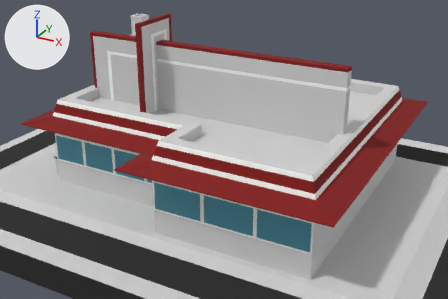
An edit to the glTF model public/models/props/restaurant.glb, drawn before and after from the same camera.
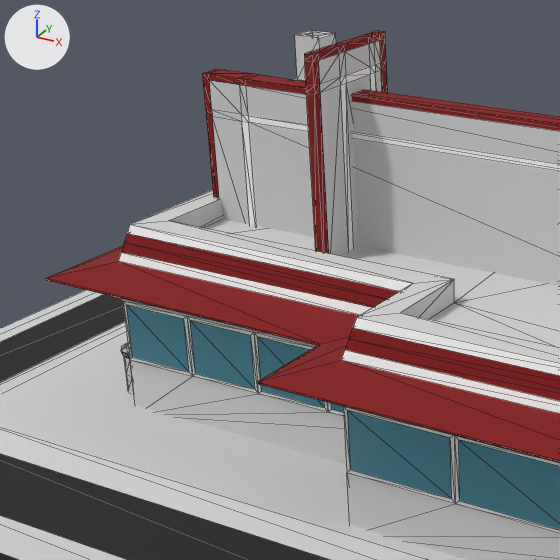
Old and new are each drawn whole from a 50 mm lens placed at (179.3, -258.2, 170.1), pointed at (31.2, 11.2, 35.4) and again close up on the part from 0% to 55% of the width and 0% to 83% of the height. The axes (+X, +Y, +Z) are drawn at upper left. The lights are the same throughout. The older version's two pictures come first. The close-ups show mesh edges as thin lines. Vertices at exactly the same position are counted once.
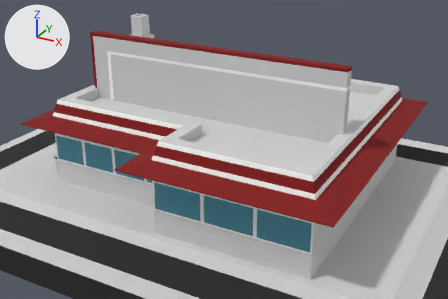
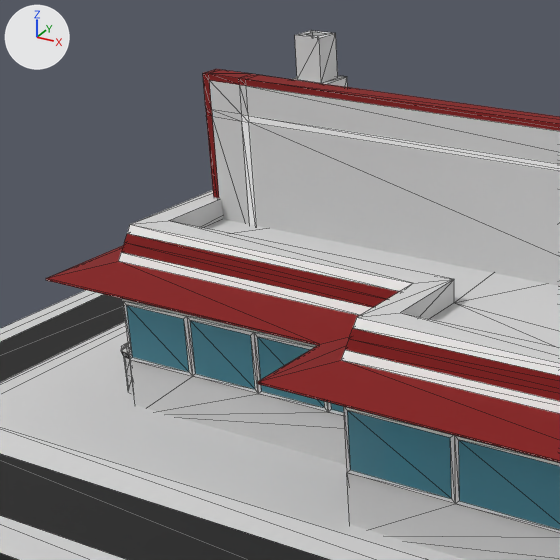
The change, as a diff of the scene's bpy script:
```diff
--- a/public/models/props/restaurant.glb.py
+++ b/public/models/props/restaurant.glb.py
@@ me_box002_1 @@
 # used by ob_box002; location = (0.0, 0.0, 0.0)
-me_box002_1.from_pydata(...)  # 465 vertices, 910 faces; spans x -69.0..118.0, y -62.0..100.0, z 12.0..104.0
+me_box002_1.from_pydata(...)  # 385 vertices, 754 faces; spans x -69.0..118.0, y -62.0..100.0, z 12.0..93.0
+# me_box002_1 part 1: the loose piece of 80 vertices spanning x -4.0..-2.0, y -14.0..14.0, z 54.0..104.0 is deleted
 me_box002_1.materials.append(mat_07___default)
```

What differs and where, as boxes (x1, y1, x2, y2) in the close-ups (560 x 560 px):
part 1 of me_box002_1, deleted
    before: (304, 31, 387, 256)
